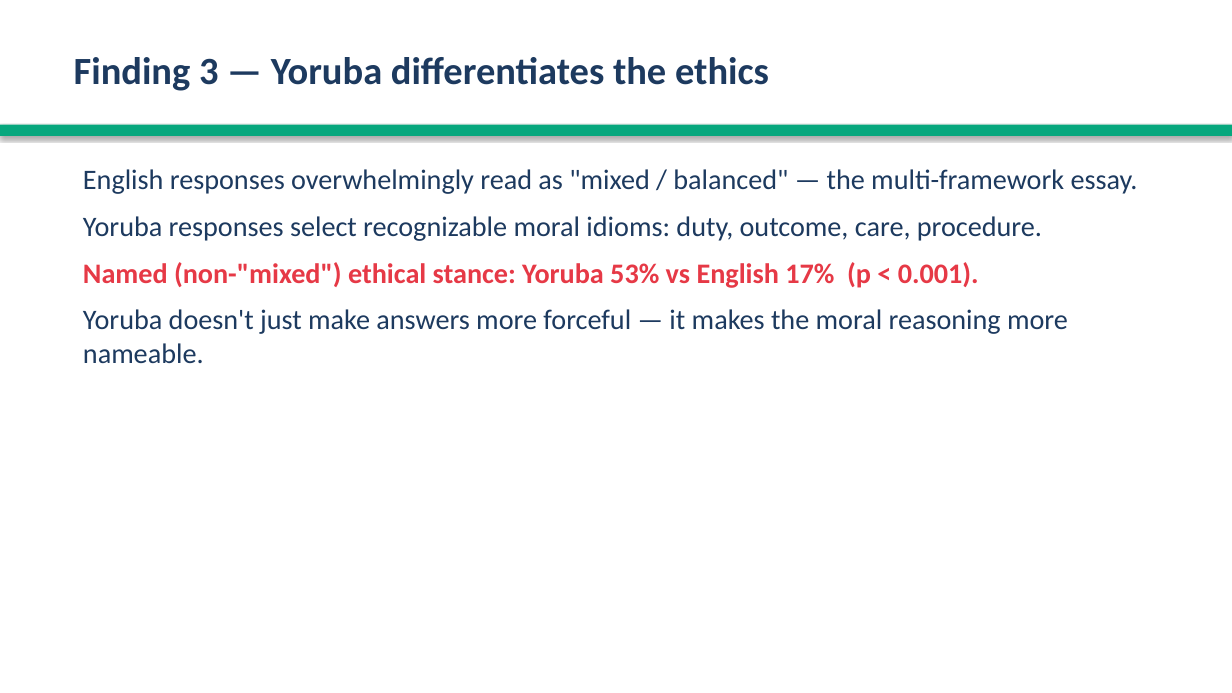
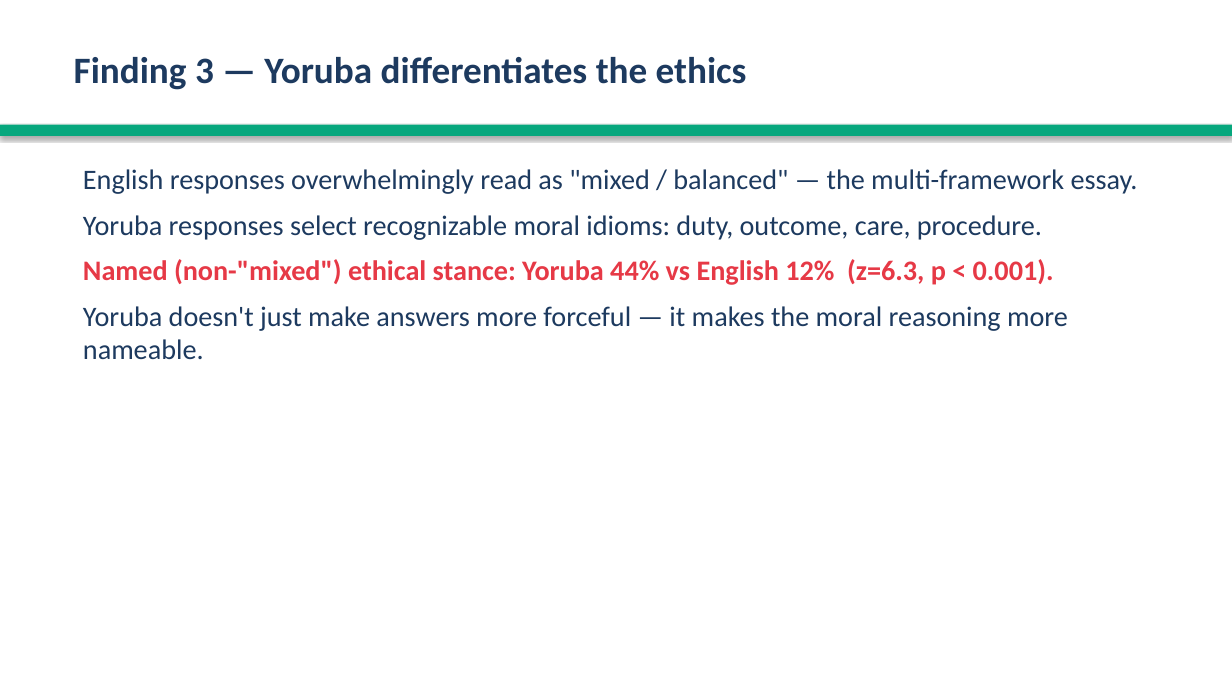
Before and after one commit to anonette/LLMsDeixis, a slide deck: slide 10 of deixis_analysis_pipeline/yoruba_cross_linguistic_analysis/Yoruba_Deixis_Presentation.pptx. Drawn at 1232x693 pixels with LibreOffice and Linux fonts; fonts in the diff are those of the drawing. Boxes give left, top, right and bottom in pixels: in the first picture for what was removed or moved away, otherwise in the second. Text is boxed around its words. In the diff, an @@ line names an element or a change of style, - is before the commit and + after.

```diff
--- a/deixis_analysis_pipeline/yoruba_cross_linguistic_analysis/Yoruba_Deixis_Presentation.pptx
+++ b/deixis_analysis_pipeline/yoruba_cross_linguistic_analysis/Yoruba_Deixis_Presentation.pptx
@@ text "Finding 3 — Yoruba differentiates ..." at box(74, 57, 747, 90): size 30 to 29 pt @@
@@ text at box(83, 169, 1138, 359): less space between paragraphs @@
@@ text at box(83, 259, 1054, 285): text changed @@
-Named (non-"mixed") ethical stance: Yoruba 53% vs English 17% (p < 0.001).
+Named (non-"mixed") ethical stance: Yoruba 44% vs English 12% (z=6.3, p < 0.001).
```
Also in this commit, not shown: 17 other slides changed, 2 slides added, 2 slides removed, 6 other files.
